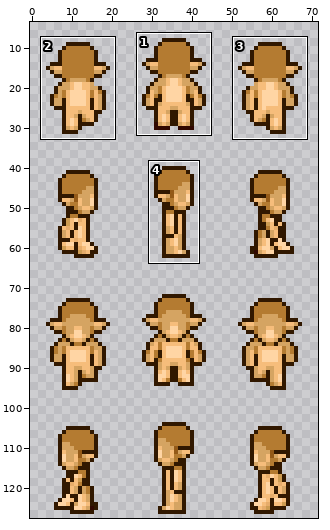
Sprite sheet, stored at spriteData/10/adult/3.gif. The picture above shows the old version from afar; the outline marks the close-up.
Close-up. The starting point:
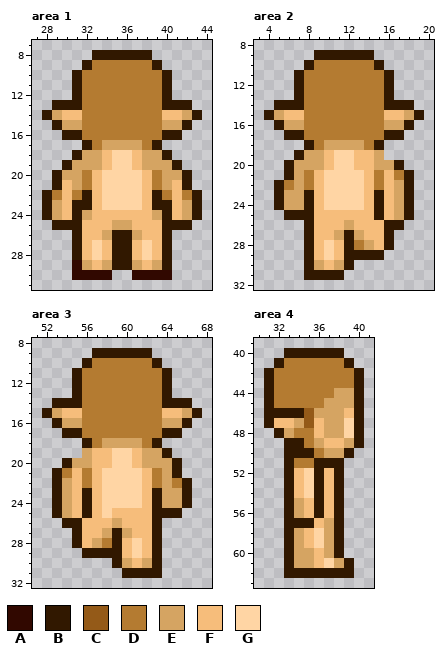
The file is 72x128 pixels. Colours within 5 levels of each other are drawn and written as one. Shown: area 1: x 27..44, y 7..31; area 2: x 3..20, y 8..32; area 3: x 51..68, y 8..32; area 4: x 30..41, y 39..63. The wide view leaves out empty margins. The commit also changed other parts of the picture, which this record leaves out.
Palette (. is transparent): A #310800  B #311800  C #945a18  D #b47b31  E #d5a462  F #f6bd7b  G #ffd5a4
Pixels before, area 1, first column x 28:
 8 .....BBBBBB.....
 9 ....BDDDDDDB....
10 ...BDDDDDDDDB...
11 ...BDDDDDDDDB...
12 ...BDDDDDDDDB...
13 .BBBDDDDDDDDBBB.
14 BEFFDDDDDDDDFFEB
15 .BEEDDDDDDDDEEB.
16 ..BBDDDDDDDDBB..
17 ....BDEEEEDB....
18 ...BEEFGGFEEB...
19 ..BEEEFGGFEEEB..
20 .BEEDFGGGGFDEEB.
21 .BFEDFGGGGFDEFB.
22 BDFDBFGGGGFBDFDB
23 BEFBBFGGGGFBBFEB
24 BEFBEFFFFFFEBFEB
25 .BBBFFFEEFFFBBB.
26 ...BFFEBBEFFB...
27 ...BFGFBBFGFB...
28 ...BFGFBBFGFB...
29 ...AEFEBBEFEB...
30 ...AAAA..AAAA...
Pixels before, area 2, first column x 4:
 9 .....BBBBBB.....
10 ....BDDDDDDB....
11 ...BDDDDDDDDB...
12 ...BDDDDDDDDB...
13 ...BDDDDDDDDB...
14 .BBBDDDDDDDDBBB.
15 BEFFDDDDDDDDFFEB
16 .BEEDDDDDDDDEEB.
17 ..BBDDDDDDDDBB..
18 ....BDEEEEDB....
19 ...BEEFGGFFE....
20 ..BEEEFGGFFEEB..
21 ..BEDFGGGGFDFDB.
22 .BDEDFGGGGFDFEB.
23 .BEEBFGGGGFBFEB.
24 .BEEBFGGGGFBFEB.
25 ..BBBFFFFFFBFEB.
26 ....BFFFEFFFBB..
27 ....BFFEBEFFB...
28 ....BFGFBDEFB...
29 ....BFGFBBBB....
30 ....BEFEB.......
31 ....BBBB........
Pixels before, area 3, first column x 52:
 9 .....BBBBBB.....
10 ....BDDDDDDB....
11 ...BDDDDDDDDB...
12 ...BDDDDDDDDB...
13 ...BDDDDDDDDB...
14 .BBBDDDDDDDDBBB.
15 BEFFDDDDDDDDFFEB
16 .BEEDDDDDDDDEEB.
17 ..BBDDDDDDDDBB..
18 ....BDEEEEDB....
19 ....EFFGGFEEB...
20 ..BEEFFGGFEEEB..
21 .BDFDFGGGGFDEB..
22 .BEFDFGGGGFDEDB.
23 .BEFBFGGGGFBEEB.
24 .BEFBFGGGGFBEEB.
25 .BEFBFGFFFFBBB..
26 ..BBFFFEFFFB....
27 ...BFFEBEFFB....
28 ...BFEDBFGFB....
29 ....BBBBFGFB....
30 .......BEFEB....
31 ........BBBB....
Pixels before, area 4, first column x 31:
40 ..BBBBBB..
41 .BDDDDDDB.
42 BDDDDDDDDB
43 BDDDDDDDDB
44 BDDDDDDEEB
45 BDDDDDEEEB
46 BBBBCEEEFB
47 BFFECFEEGB
48 .BEDDFEEGB
49 ..BBDEFFEB
50 ..BBBDEEB.
51 ..BDDBBB..
52 ..BFGBFB..
53 ..BFGBFB..
54 ..BFGBFB..
55 ..BEFBFB..
56 ..BEFBFB..
57 ..BBBFEB..
58 ..BEFGEB..
59 ..BEFGEB..
60 ..BEEFEB..
61 ..BEEFGEB.
62 ..BBBBBBB.
After the commit:
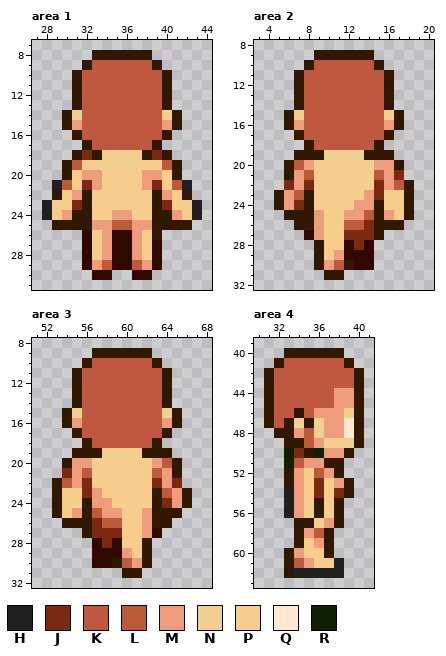
Colours new in this view: H #202020  J #7b2910  K #bf583f  L #bd5a39  M #ee9c7b  N #f0cf8f  P #f6cd8b  Q #ffe7d0  R #102000
The edit:
Changed rows in their new state; - is an unchanged pixel.
Area 1:
first column x 28:
 9 -----KKKKKK-----
10 ----KKKKKKKK----
11 ----KKKKKKKK----
12 ----KKKKKKKK----
13 -..-KKKKKKKK-..-
14 ..BNKKKKKKKKNB..
15 -.BMKKKKKKKKMB.-
16 --.-KKKKKKKK-.--
17 -----KKKKKK-----
18 ----JBNNNNBJ----
19 ---LPPNNNNPPL---
20 -.BPMMPPPPMMPB.-
21 -HLPJMPPPPMJPLH-
22 .BPM-PPPPPP-MPB.
23 HPPJ-PPPPPP-JPPH
24 HPM-BPPMMPPB-MPH
25 ----BMMLLMMB----
26 ---.APMAAMPB.---
27 ---.APMAAMPA.---
28 ---.APMAAMPA.---
29 ---.AMLAALMA.---
30 ---..------..---
Area 2:
first column x 4:
10 -----KKKKKK-----
11 ----KKKKKKKK----
12 ----KKKKKKKK----
13 ----KKKKKKKK----
14 -..-KKKKKKKK-..-
15 ..BNKKKKKKKKNB..
16 -.BMKKKKKKKKMB.-
17 --.-KKKKKKKK-.--
18 -----KKKKKK-----
19 ----BBNNNNBBB---
20 ---LMPPPPPPMM---
21 ---MLPPPPPPLMJ.-
22 -.JMJPPPPPPJML--
23 --ML-PPPPPMJPP--
24 --MJ-PPPPMM-PP--
25 -----MPPMML-MP--
26 ---B-MPPLLJB----
27 ----AMPPJJJB.---
28 ----.BPPAJA..---
29 ----.BPMAAA.----
30 ----.BML-AA-----
31 ----..----------
Area 3:
first column x 52:
10 -----KKKKKK-----
11 ----KKKKKKKK----
12 ----KKKKKKKK----
13 ----KKKKKKKK----
14 -..-KKKKKKKK-..-
15 ..BNKKKKKKKKNB..
16 -.BMKKKKKKKKMB.-
17 --.-KKKKKKKK-.--
18 -----KKKKKK-----
19 ---BBBNNNNBB----
20 ---MMPPPPPPML---
21 -.JMLPPPPPPLM---
22 --LMJPPPPPPJMJ.-
23 --PPJMPPPPP-LM--
24 --PP-MMPPPP-JM--
25 --PM-LMMPPM-----
26 ----BJLLPPM-B---
27 ---.BJJJPPMA----
28 ---..AJAPPB.----
29 ----.AAAMPB.----
30 -----AA-LMB.----
31 ----------..----
Area 4:
first column x 32:
41 -KKKKKK-
42 KKKKKKKK
43 KKKKKKKK
44 KKKKKKMM
45 KKKKKKMM
46 KK-KMMMN
47 KBNBNMMQ
48 -BMKNMMQ
49 ---LMNNN
50 -RJ-RMM-
51 -RLMM---
52 --MPLM--
53 --MPJPMB
54 -HMPJPJB
55 -HMP-P--
56 -HMN-P--
57 -.--PM--
58 -.BMLB.-
59 -.BPMB.-
60 --MPPB.-
61 --LMPPH.
62 --HHHHH.
Changed places in both close-ups, as pixel boxes (x1, y1, x2, y2):
changed: (42, 60, 202, 280)
changed: (264, 60, 424, 280)
changed: (42, 358, 202, 578)
changed: (274, 358, 354, 578)
